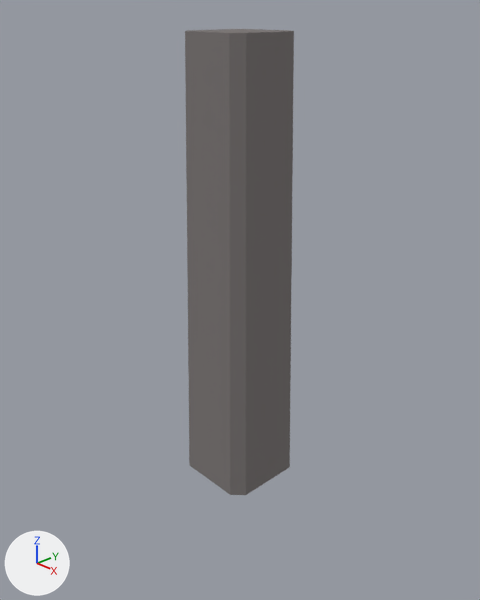
The Blender file ExternalAssets/Blender/DungeonWallCorner.blend as it was, and as the next commit left it.
The view is the same before and after, from a camera (50 mm lens) standing at (1.189, -1.118, 1.255) and looking at (-0.014, 0.014, 0.522). Lighting does not change. The marker at lower left points along +X, +Y and +Z.

Names of what the first picture shows: 'Corner'.
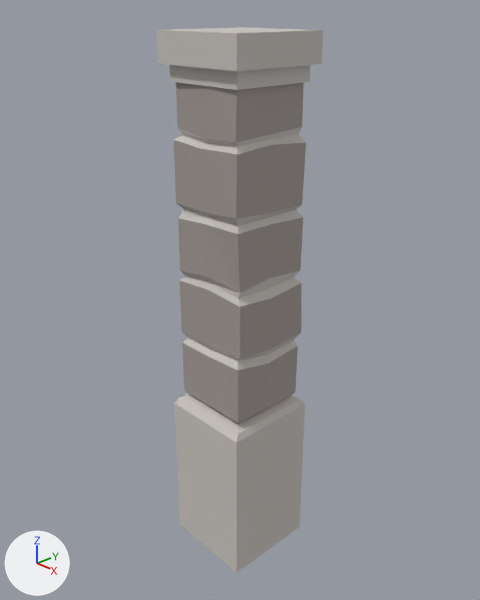
What differs and where, as boxes (x1, y1, x2, y2) in the pictures (480 x 600 px):
'Corner', reshaped, rescaled (52% wider, 17% taller): before (185, 29, 294, 495); after (157, 27, 323, 572)

What the commit changed:
me_cube_001 is used by ob_corner; parent ob_empty; location (0.0, 0.0, 0.0); scale (1.0, 1.0, 1.2).
me_cube_001 had 16 vertices, 10 faces and spanned x -0.121..0.121, y -0.121..0.121, z 0.0..1.0.
me_cube_001 now has 169 vertices, 162 faces and spans x -1.33..1.341, y -1.349..1.349, z -0.415..2.003.
me_cube_001 part 1: the whole mesh is rebuilt.
Object 'Corner' (ob_corner) is rescaled from (1.0, 1.0, 1.2) to (0.1, 0.1, 0.6).
